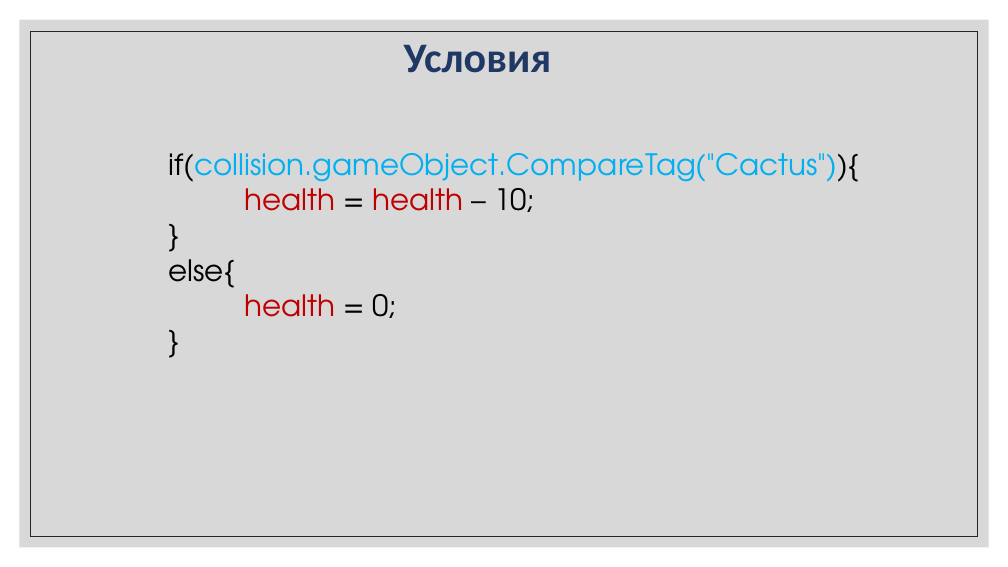
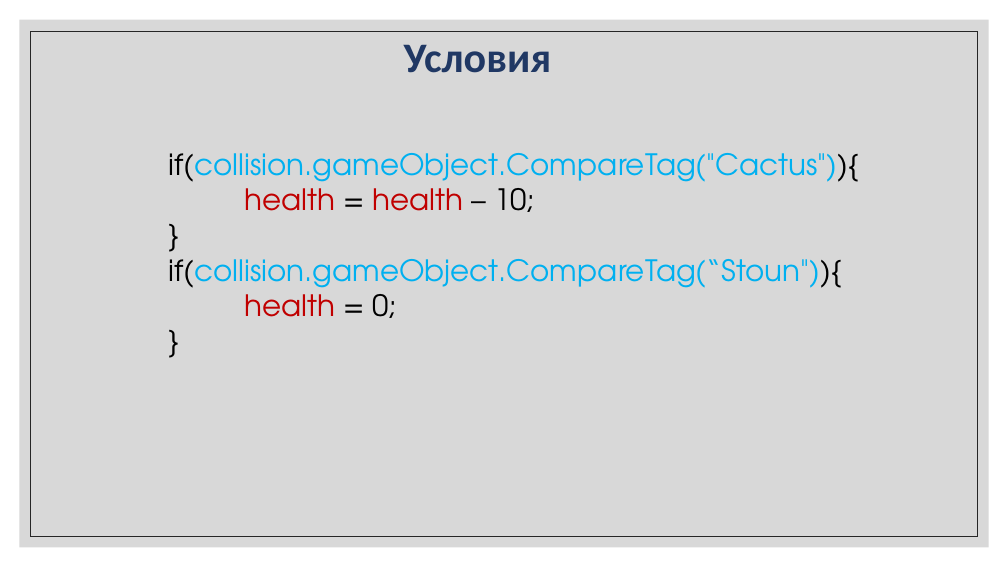
Before and after one commit to IriEfremova/LessonsCube, a slide deck: slide 13 of Unity/Lesson4/Operation.pptx. Drawn at 1008x567 pixels with LibreOffice and Linux fonts; fonts in the diff are those of the drawing. Boxes give left, top, right and bottom in pixels: in the first picture for what was removed or moved away, otherwise in the second. Text is boxed around its words. In the diff, an @@ line names an element or a change of style, - is before the commit and + after.

```diff
--- a/Unity/Lesson4/Operation.pptx
+++ b/Unity/Lesson4/Operation.pptx
@@ text at (169, 251, 843, 295): text changed; text colour #000000 to #00B0F0 @@
-else{
+if(collision.gameObject.CompareTag(“Stoun")){
```
Also in this commit, not shown: 10 other files.
